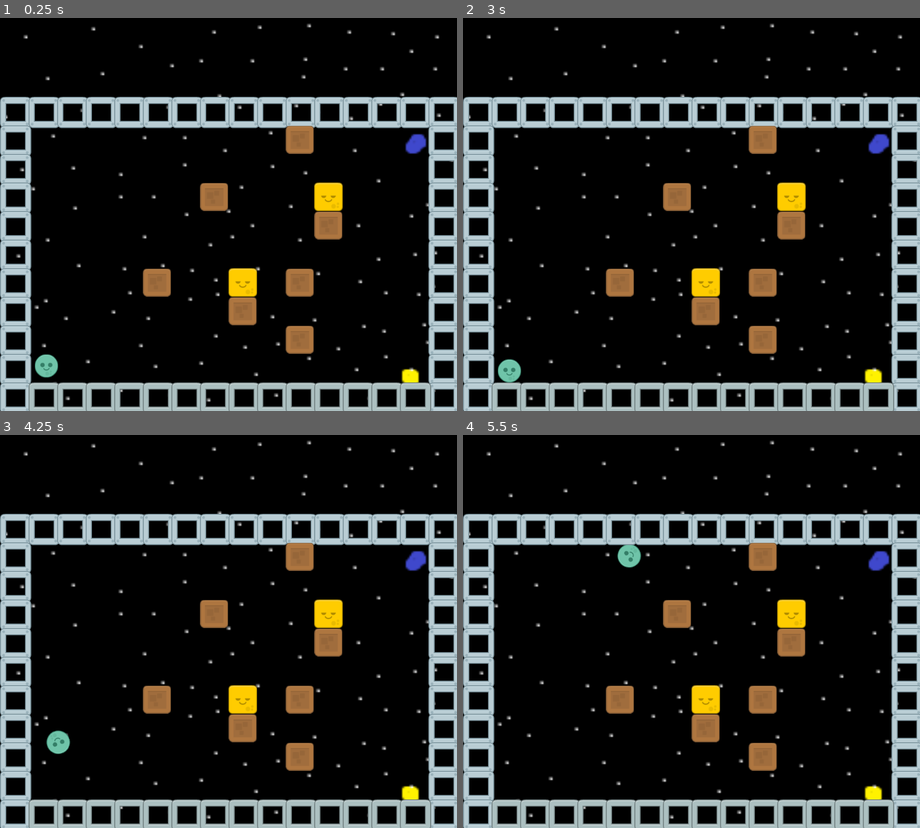
Above: before the commit, frames 1-4 (two rows, left to right).
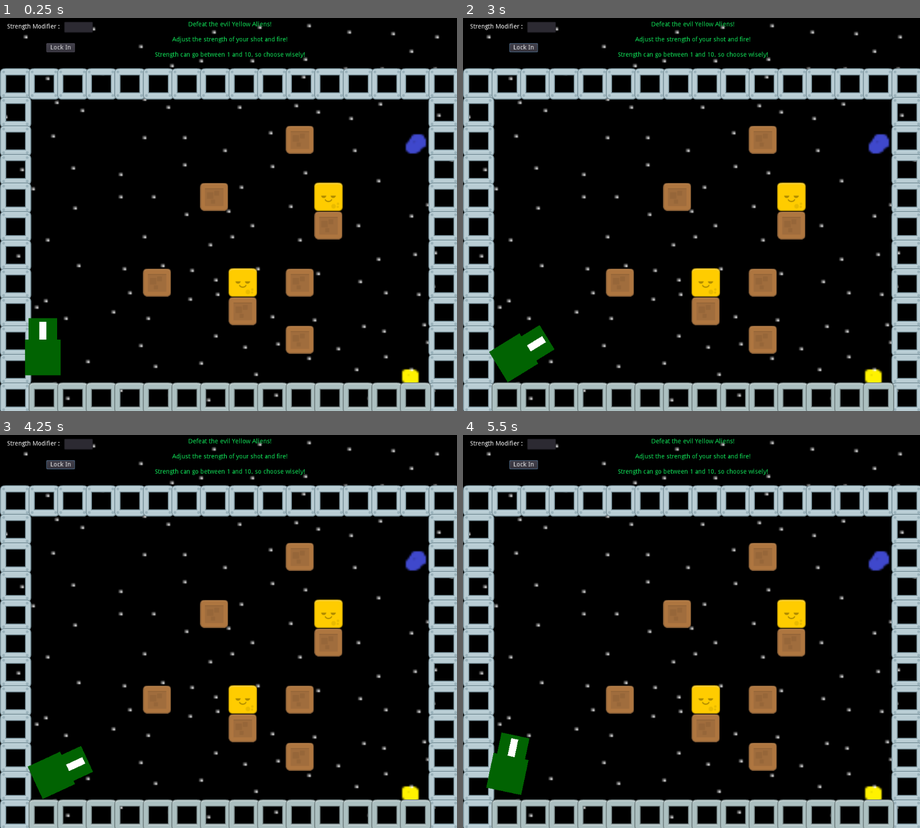
Above: after the commit, the same moments.

Repository: ReconMonkee/P1-SpaceFight
Game: Godot game, scene res://src/Level.tscn
The game is run twice, just before and just after one commit, with the same random seed, the same clock (stepped at 60 frames per second) and the same inputs.
Inputs (mouse positions are in pixels of both pictures, inside the frame that each line leads up to):
- Up to frame 1 (0.25 s): no input
- Up to frame 2 (3 s): click (522, 49) at 0.5 s, where only the run after the commit has a clickable "Lock In"; click (522, 49) at 1.25 s, where only the run after the commit has a clickable "Lock In"; click (522, 49) at 2 s, where only the run after the commit has a clickable "Lock In"; tap Enter at 2.75 s; move the mouse to (792, 190) at 2.77 s; press the mouse at (792, 190) at 2.78 s
- Up to frame 3 (4.25 s): release the mouse at (329, 607) at 3.5 s; tap Space at 3.5 s; drag from (137, 647) to (205, 706) at 3.52 s
- Up to frame 4 (5.5 s): move the mouse to (737, 541) at 4.27 s; press the mouse at (737, 541) at 4.28 s; release the mouse at (737, 541) at 5 s; drag from (668, 706) to (554, 568) at 5.02 s

The runs differ from the first frame. In frame 1, 11% of the frame differs, in the area x 0-100%, y 0-92%; in frame 2, 11%; in frame 3, 11%; in frame 4, 11%.
Error after the commit: Invalid call. Nonexistent function 'instance' in base 'Nil'. (res://src/SpaceCannon.gd:18)

Commit message:
Changes to initial idea, Add cannon

Diff:
--- a/project/project.godot
+++ b/project/project.godot
@@ -23,14 +23,6 @@
 
 window/size/height=896
 
-[input]
-
-click={
-"deadzone": 0.5,
-"events": [ Object(InputEventMouseButton,"resource_local_to_scene":false,"resource_name":"","device":0,"alt":false,"shift":false,"control":false,"meta":false,"command":false,"button_mask":0,"position":Vector2( 0, 0 ),"global_position":Vector2( 0, 0 ),"factor":1.0,"button_index":1,"pressed":false,"doubleclick":false,"script":null)
- ]
-}
-
 [rendering]
 
 quality/driver/driver_name="GLES2"
--- a/project/src/Ball.gd
+++ /dev/null
@@ -1,17 +0,0 @@
-extends RigidBody2D
-
-var strength = 0
-var dragging
-var drag_start = Vector2()
-
-
-func _input(event):
-	if event.is_action_pressed("click") and not dragging:
-		dragging = true
-		drag_start = get_global_mouse_position()
-		get_tree().call_group("Ball", "add_gravity")
-	if event.is_action_released("click") and dragging:
-		dragging = false
-		var drag_end = get_global_mouse_position()
-		var dir = drag_start - drag_end
-		apply_impulse(Vector2(), dir * 6)
--- a/project/src/Ball.tscn
+++ b/project/src/Ball.tscn
@@ -1,13 +1,11 @@
-[gd_scene load_steps=4 format=2]
+[gd_scene load_steps=3 format=2]
 
 [ext_resource path="res://assets/alienGreen_round.png" type="Texture" id=1]
-[ext_resource path="res://src/Ball.gd" type="Script" id=2]
 
 [sub_resource type="CircleShape2D" id=1]
 radius = 26.3042
 
 [node name="Ball" type="RigidBody2D"]
-script = ExtResource( 2 )
 
 [node name="CollisionShape2D" type="CollisionShape2D" parent="."]
 shape = SubResource( 1 )
--- a/project/src/Level.tscn
+++ b/project/src/Level.tscn
@@ -2,22 +2,72 @@
 
 [ext_resource path="res://assets/stoneFloor.png" type="Texture" id=1]
 [ext_resource path="res://assets/space_background.png" type="Texture" id=2]
-[ext_resource path="res://src/Ball.tscn" type="PackedScene" id=3]
+[ext_resource path="res://src/SpaceCannon.gd" type="Script" id=3]
 [ext_resource path="res://assets/stoneFloor2.png" type="Texture" id=4]
 [ext_resource path="res://assets/metalWall.png" type="Texture" id=5]
 [ext_resource path="res://assets/metalWall2.png" type="Texture" id=6]
 [ext_resource path="res://src/WoodenBlock.tscn" type="PackedScene" id=7]
 [ext_resource path="res://src/EnemyAlien.tscn" type="PackedScene" id=8]
 
-[sub_resource type="ConvexPolygonShape2D" id=4]
-points = PoolVector2Array( 70, 70, 0, 70, 0, 0, 70, 0 )
-
-[sub_resource type="ConvexPolygonShape2D" id=5]
-points = PoolVector2Array( 70, 70, 0, 70, 0, 0, 70, 0 )
-
-[sub_resource type="TileSet" id=6]
+[sub_resource type="ConvexPolygonShape2D" id=1]
+points = PoolVector2Array( 70, 70, 0, 70, 0, 0, 70, 0 )
+
+[sub_resource type="ConvexPolygonShape2D" id=2]
+points = PoolVector2Array( 70, 70, 0, 70, 0, 0, 70, 0 )
+
+[sub_resource type="TileSet" id=3]
 0/name = "metalWall.png 0"
 0/texture = ExtResource( 5 )
+0/tex_offset = Vector2( 0, 0 )
+0/modulate = Color( 1, 1, 1, 1 )
+0/region = Rect2( 0, 0, 70, 70 )
+0/tile_mode = 0
+0/occluder_offset = Vector2( 0, 0 )
+0/navigation_offset = Vector2( 0, 0 )
+0/shape_offset = Vector2( 0, 0 )
+0/shape_transform = Transform2D( 1, 0, 0, 1, 0, 0 )
+0/shape = SubResource( 1 )
+0/shape_one_way = false
+0/shape_one_way_margin = 1.0
+0/shapes = [ {
+"autotile_coord": Vector2( 0, 0 ),
+"one_way": false,
+"one_way_margin": 1.0,
+"shape": SubResource( 1 ),
+"shape_transform": Transform2D( 1, 0, 0, 1, 0, 0 )
+} ]
+0/z_index = 0
+1/name = "metalWall2.png 1"
+1/texture = ExtResource( 6 )
+1/tex_offset = Vector2( 0, 0 )
+1/modulate = Color( 1, 1, 1, 1 )
+1/region = Rect2( 0, 0, 70, 70 )
+1/tile_mode = 0
+1/occluder_offset = Vector2( 0, 0 )
+1/navigation_offset = Vector2( 0, 0 )
+1/shape_offset = Vector2( 0, 0 )
+1/shape_transform = Transform2D( 1, 0, 0, 1, 0, 0 )
+1/shape = SubResource( 2 )
+1/shape_one_way = false
+1/shape_one_way_margin = 1.0
+1/shapes = [ {
+"autotile_coord": Vector2( 0, 0 ),
+"one_way": false,
+"one_way_margin": 1.0,
+"shape": SubResource( 2 ),
+"shape_transform": Transform2D( 1, 0, 0, 1, 0, 0 )
+} ]
+1/z_index = 0
+
+[sub_resource type="ConvexPolygonShape2D" id=4]
+points = PoolVector2Array( 70, 70, 0, 70, 0, 0, 70, 0 )
+
+[sub_resource type="ConvexPolygonShape2D" id=5]
+points = PoolVector2Array( 70, 70, 0, 70, 0, 0, 70, 0 )
+
+[sub_resource type="TileSet" id=6]
+0/name = "stoneFloor.png 0"
+0/texture = ExtResource( 1 )
 0/tex_offset = Vector2( 0, 0 )
 0/modulate = Color( 1, 1, 1, 1 )
 0/region = Rect2( 0, 0, 70, 70 )
@@ -37,8 +87,8 @@
 "shape_transform": Transform2D( 1, 0, 0, 1, 0, 0 )
 } ]
 0/z_index = 0
-1/name = "metalWall2.png 1"
-1/texture = ExtResource( 6 )
+1/name = "stoneFloor2.png 1"
+1/texture = ExtResource( 4 )
 1/tex_offset = Vector2( 0, 0 )
 1/modulate = Color( 1, 1, 1, 1 )
 1/region = Rect2( 0, 0, 70, 70 )
@@ -59,56 +109,6 @@
 } ]
 1/z_index = 0
 
-[sub_resource type="ConvexPolygonShape2D" id=3]
-points = PoolVector2Array( 70, 70, 0, 70, 0, 0, 70, 0 )
-
-[sub_resource type="ConvexPolygonShape2D" id=7]
-points = PoolVector2Array( 70, 70, 0, 70, 0, 0, 70, 0 )
-
-[sub_resource type="TileSet" id=2]
-0/name = "stoneFloor.png 0"
-0/texture = ExtResource( 1 )
-0/tex_offset = Vector2( 0, 0 )
-0/modulate = Color( 1, 1, 1, 1 )
-0/region = Rect2( 0, 0, 70, 70 )
-0/tile_mode = 0
-0/occluder_offset = Vector2( 0, 0 )
-0/navigation_offset = Vector2( 0, 0 )
-0/shape_offset = Vector2( 0, 0 )
-0/shape_transform = Transform2D( 1, 0, 0, 1, 0, 0 )
-0/shape = SubResource( 3 )
-0/shape_one_way = false
-0/shape_one_way_margin = 1.0
-0/shapes = [ {
-"autotile_coord": Vector2( 0, 0 ),
-"one_way": false,
-"one_way_margin": 1.0,
-"shape": SubResource( 3 ),
-"shape_transform": Transform2D( 1, 0, 0, 1, 0, 0 )
-} ]
-0/z_index = 0
-1/name = "stoneFloor2.png 1"
-1/texture = ExtResource( 4 )
-1/tex_offset = Vector2( 0, 0 )
-1/modulate = Color( 1, 1, 1, 1 )
-1/region = Rect2( 0, 0, 70, 70 )
-1/tile_mode = 0
-1/occluder_offset = Vector2( 0, 0 )
-1/navigation_offset = Vector2( 0, 0 )
-1/shape_offset = Vector2( 0, 0 )
-1/shape_transform = Transform2D( 1, 0, 0, 1, 0, 0 )
-1/shape = SubResource( 7 )
-1/shape_one_way = false
-1/shape_one_way_margin = 1.0
-1/shapes = [ {
-"autotile_coord": Vector2( 0, 0 ),
-"one_way": false,
-"one_way_margin": 1.0,
-"shape": SubResource( 7 ),
-"shape_transform": Transform2D( 1, 0, 0, 1, 0, 0 )
-} ]
-1/z_index = 0
-
 [node name="Level" type="Node2D"]
 
 [node name="Background" type="TextureRect" parent="."]
@@ -120,20 +120,38 @@
 "_edit_use_anchors_": false
 }
 
-[node name="Ball" parent="." instance=ExtResource( 3 )]
-position = Vector2( 104, 792 )
-
 [node name="Walls" type="TileMap" parent="."]
-tile_set = SubResource( 6 )
+tile_set = SubResource( 3 )
 format = 1
-tile_data = PoolIntArray( 196608, 1, 0, 196609, 1, 0, 196610, 1, 0, 196611, 1, 0, 196612, 1, 0, 196613, 1, 0, 196614, 1, 0, 196615, 1, 0, 196616, 1, 0, 196617, 1, 0, 196618, 1, 0, 196619, 1, 0, 196620, 1, 0, 196621, 1, 0, 196622, 1, 0, 196623, 1, 0, 262144, 1, 0, 2621 …(262 unchanged characters)…
+tile_data = PoolIntArray( 131072, 1, 0, 131073, 1, 0, 131074, 1, 0, 131075, 1, 0, 131076, 1, 0, 131077, 1, 0, 131078, 1, 0, 131079, 1, 0, 131080, 1, 0, 131081, 1, 0, 131082, 1, 0, 131083, 1, 0, 131084, 1, 0, 131085, 1, 0, 131086, 1, 0, 131087, 1, 0, 196608, 1, 0, 196623, 1, 0, 262144, 1, 0, 2621 …(262 unchanged characters)…
 
 [node name="Floor" type="TileMap" parent="." groups=[
 "Floor",
 ]]
-tile_set = SubResource( 2 )
+tile_set = SubResource( 6 )
 format = 1
 tile_data = PoolIntArray( 851969, 1, 0, 851970, 1, 0, 851971, 1, 0, 851972, 1, 0, 851973, 1, 0, 851974, 1, 0, 851975, 1, 0, 851976, 1, 0, 851977, 1, 0, 851978, 1, 0, 851979, 1, 0, 851980, 1, 0, 851981, 1, 0, 851982, 1, 0 )
+
+[node name="Strength" type="Label" parent="."]
+margin_left = 16.0
+margin_top = 24.0
+margin_right = 134.0
+margin_bottom = 46.0
+text = "Strength Modifier :"
+align = 1
+valign = 1
+__meta__ = {
+"_edit_use_anchors_": false
+}
+
+[node name="StrengthValue" type="LineEdit" parent="."]
+margin_left = 144.0
+margin_top = 24.0
+margin_right = 208.0
+margin_bottom = 48.0
+__meta__ = {
+"_edit_use_anchors_": false
+}
 
 [node name="WoodenBlock" parent="." groups=[
 "WoodenBlocks",
@@ -179,3 +197,65 @@
 "Enemies",
 ] instance=ExtResource( 8 )]
 position = Vector2( 544, 608 )
+
+[node name="Instructions" type="Label" parent="."]
+margin_left = 288.0
+margin_right = 744.0
+margin_bottom = 128.0
+custom_colors/font_color = Color( 0.0666667, 0.913725, 0.356863, 1 )
+text = "Defeat the evil Yellow Aliens!
+
+Adjust the strength of your shot and fire!
+
+Strength can go between 1 and 10, so choose wisely!"
+align = 1
+valign = 1
+__meta__ = {
+"_edit_use_anchors_": false
+}
+
+[node name="Lock" type="Button" parent="."]
+margin_left = 104.0
+margin_top = 72.0
+margin_right = 168.0
+margin_bottom = 92.0
+text = "Lock In"
+__meta__ = {
+"_edit_use_anchors_": false
+}
+
+[node name="SpaceCannon" type="Position2D" parent="."]
+position = Vector2( 104, 792 )
+script = ExtResource( 3 )
+
+[node name="MainBody" type="ColorRect" parent="SpaceCannon"]
+margin_left = -24.0
+margin_top = -48.0
+margin_right = 56.0
+margin_bottom = 32.0
+color = Color( 0.00392157, 0.388235, 0.00784314, 1 )
+__meta__ = {
+"_edit_use_anchors_": false
+}
+
+[node name="Nozzle" type="ColorRect" parent="SpaceCannon"]
+margin_left = 56.0
+margin_top = -40.0
+margin_right = 104.0
+margin_bottom = 24.0
+color = Color( 0.00392157, 0.388235, 0.00784314, 1 )
+__meta__ = {
+"_edit_use_anchors_": false
+}
+
+[node name="Tip" type="Position2D" parent="SpaceCannon"]
+position = Vector2( 80, -8 )
+
+[node name="FiringLocation" type="ColorRect" parent="SpaceCannon/Tip"]
+margin_left = -24.0
+margin_top = -8.0
+margin_right = 16.0
+margin_bottom = 8.0
+__meta__ = {
+"_edit_use_anchors_": false
+}
--- /dev/null
+++ b/project/src/SpaceCannon.gd
@@ -0,0 +1,28 @@
+extends Position2D
+
+export (PackedScene) var Ball
+
+export var cannonStrength = 1
+
+func _process(delta):
+	look_at(get_global_mouse_position())
+	rotation_degrees = clamp(rotation_degrees, -90, 0)
+
+func _input(event):
+	if event is InputEventMouseButton:
+		if(event.pressed):
+			var friendlyAlien = spawn_alien()
+
+
+func spawn_alien():
+	var alien = Ball.instance()
+	get_node("/root").add_child(alien)
+	alien.position = $Tip.global_position
+	alien.set_z_index(-1)
+	return alien
+
+func launch_alien(alien, mousePosition):
+	var toMouse = mousePosition - alien.position
+	var cannonStraight = Vector2(toMouse.length(), 0).rotated(rotation)
+	var firingForce = cannonStraight * cannonStrength
+	alien.apply_impulse(Vector2.ZERO, firingForce)
